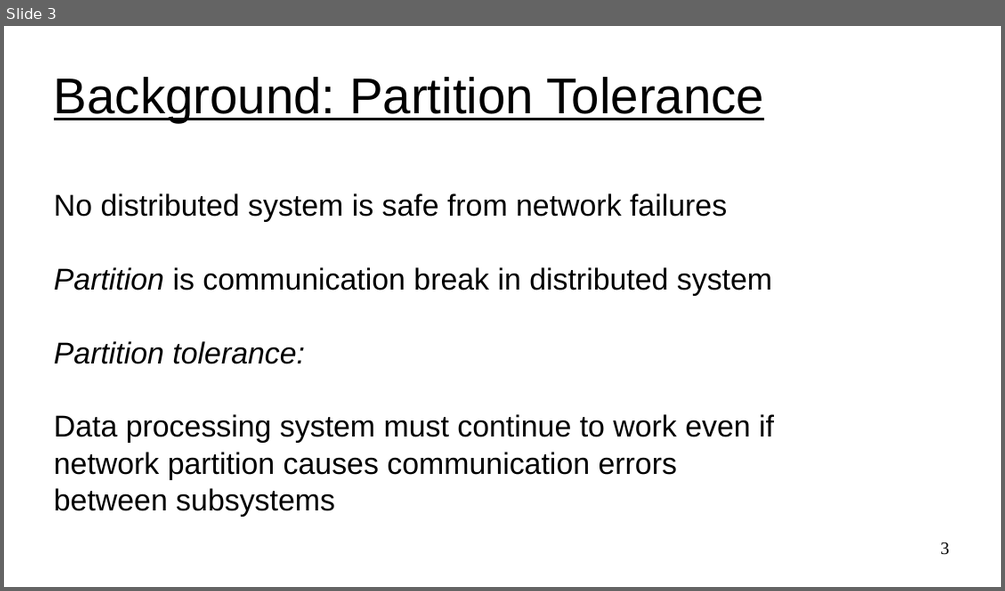
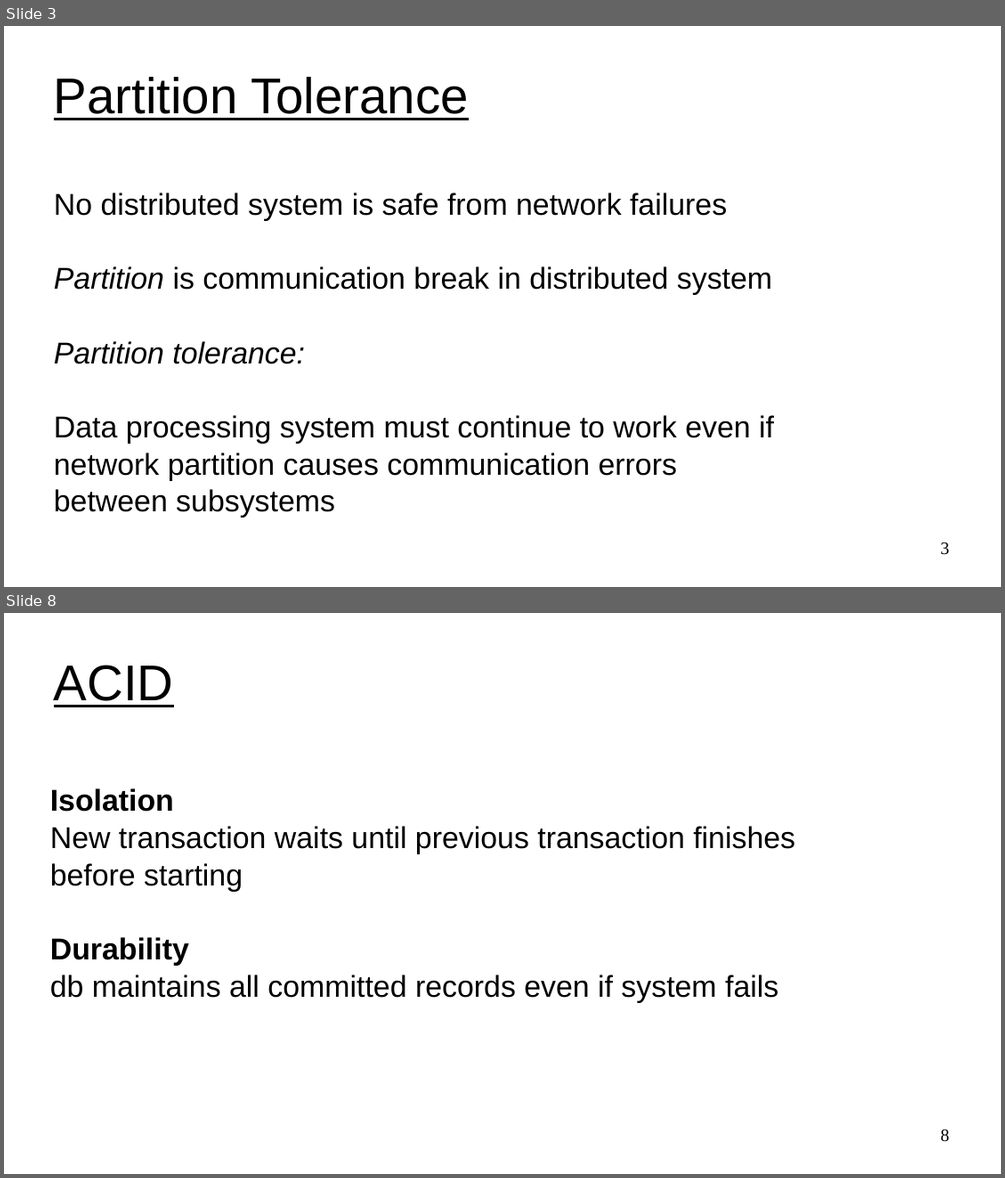
Before and after one commit to UVADS/distributed_computing, a slide deck: 03_dataframes_and_spark_sql/cap_theorem.ppt. Shown one above the other, each under a label of ours: slide 3 before the commit, slides 3 and 8 after it; the slides between them are not shown. The pictures are 1005x591 and 1005x1178 pixels, drawn with LibreOffice and Linux fonts; fonts in the diff are those of the drawing. Boxes give left, top, right and bottom in pixels: in the first picture for what was removed or moved away, otherwise in the second. Text is boxed around its words. In the diff, an @@ line names an element or a change of style, - is before the commit and + after.

```diff
--- a/03_dataframes_and_spark_sql/cap_theorem.ppt
+++ b/03_dataframes_and_spark_sql/cap_theorem.ppt
@@ slide 8 added at [4,613,1001,1174], background #FFFFFF @@
@@ title added at [54,665,174,707], 40 pt, text #000000, underline @@
+ACID
@@ text added at [50,826,795,1003], 24 pt, text #000000 @@
+Isolation
+New transaction waits until previous transaction finishes
+before starting
+Durability
+db maintains all committed records even if system fails
@@ page number added at [940,1129,949,1142], 14 pt, text #000000 @@
+8
@@ slide 3 changed as well @@
@@ title at [54,77,469,120]: text changed @@
-Background: Partition Tolerance
+Partition Tolerance
```
Also in this commit, not shown: 5 other slides changed, 6 other slides added, 2 other files.
